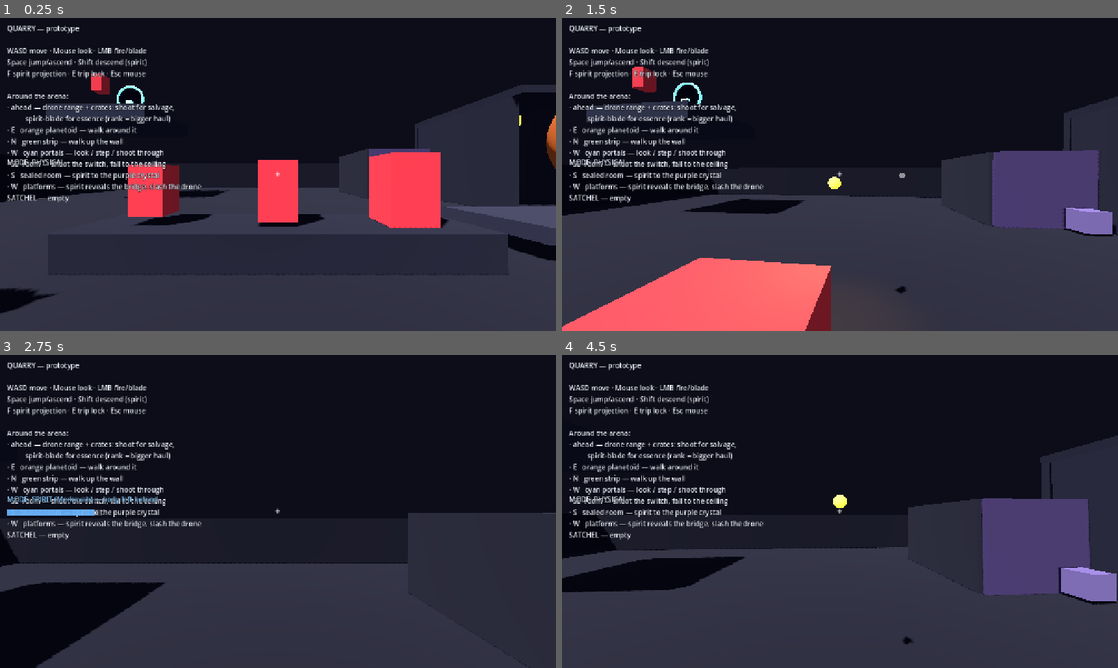
Above: before the commit, frames 1-4 (two rows, left to right).
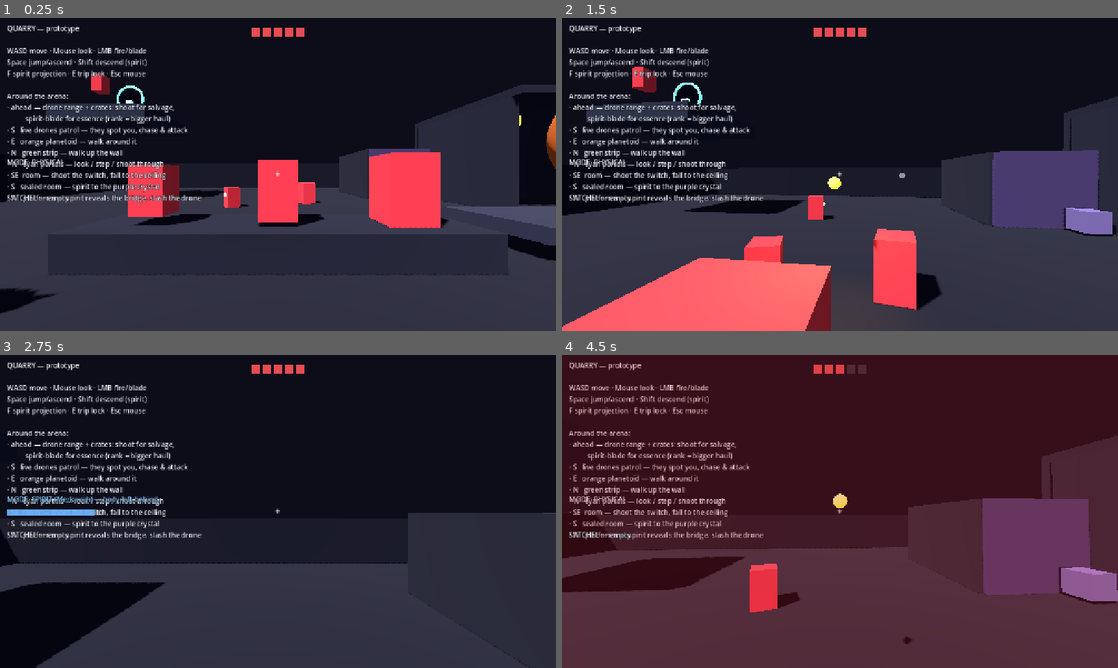
Above: after the commit, the same moments.

Repository: nathanaelries/quarry
Game: Godot game, scene res://scenes/main.tscn
Two runs of this game, one before a commit and one after it. Both use one fixed random seed, a clock stepped at 60 frames per second and the inputs below.
Inputs (mouse positions are in pixels of both pictures, inside the frame that each line leads up to):
- Up to frame 1 (0.25 s): no input
- Up to frame 2 (1.5 s): move the mouse to (867, 174) at 0.52 s; hold Space (jump) 0.53-1.28 s; hold W (move_forward) from 0.53 s (still down); click (867, 174) at 0.67 s; move the mouse to (812, 174) at 1.27 s; tap E (interact) at 1.35 s; click (812, 174) at 1.42 s
- Up to frame 3 (2.75 s): keep holding W (move_forward); tap Space (jump) at 1.52, 1.55, 1.82, 2.3 s; move the mouse to (289, 505) at 2.02 s; hold F (spirit_toggle) from 2.03 s (still down); click (289, 505) at 2.17 s
- Up to frame 4 (4.5 s): keep holding W (move_forward); move the mouse to (834, 517) at 2.77 s; release F (spirit_toggle) at 2.78 s; tap Space (jump) at 2.85, 3.02, 3.32 s; click (834, 517) at 2.92 s; move the mouse to (878, 514) at 3.52 s; hold Space (jump) 3.53-4.28 s; tap E (interact) at 3.6 s; click (878, 514) at 3.67 s; move the mouse to (795, 508) at 4.27 s; tap F (spirit_toggle) at 4.35 s; click (795, 508) at 4.42 s

The runs differ from the first frame. In frame 1, 3.1% of the frame differs, in the area x 1-58%, y 3-61%; in frame 2, 5.6%; in frame 3, 2.3%; in frame 4, 99%, in the area x 0-100%, y 0-100%.

Commit message:
Add drone AI: perception, patrol/chase/attack, and player health
Turn the inert drone targets into live enemies.

- drone.gd: now a CharacterBody3D AI agent. State machine
  (patrol → chase → attack → search), perception via a sight cone + a
  line-of-sight raycast, aggro-on-damage, and whisker obstacle-avoidance
  (direct-steer; a navmesh is the future step). Keeps the stationary-dummy
  mode, rank scaling, and kill-method loot.
- Two archetypes: melee (lunge + contact damage) and ranged (fires a bolt).
- enemy_bolt.gd: hostile projectile — damages the player, passes over drones.
- Systemic hooks: drones ignore gravity fields (flip a room and you fall to
  the ceiling while they keep their footing), and shoot vs spirit-blade still
  decides salvage vs essence.
- Player health (5 pips) wired into resurrection: hits shake + flash red, zero
  HP → death-walk → respawn full. The body is damageable while you project.
- Combat SFX (alert / drone shot / hurt); a combat encounter south of spawn.
- docs/DRONES.md documents the AI.

Verified headless: perception, alert, chase/search cycle, and the full
attack → damage → resurrection path all fire error-free.

Co-Authored-By: Claude Opus 4.8 (1M context) <noreply@anthropic.com>

Diff:
--- a/prototype/scripts/drone.gd
+++ b/prototype/scripts/drone.gd
@@ -1,24 +1,62 @@
-extends StaticBody3D
-## Quarry prototype — a dummy drone target that drops loot.
+extends CharacterBody3D
+## Quarry prototype — a drone: loot target AND AI agent.
 ##
 ## Configure before adding to the tree:
 ##   • vulnerable_to : "physical" | "spirit" | "both"
-##   • rank          : "junior" | "middle" | "senior"  (more/richer loot, more HP)
+##   • rank          : "junior" | "middle" | "senior"   (HP, speed, loot)
+##   • ai_enabled    : false → a stationary dummy (loot range); true → active AI
+##   • archetype     : "melee" (lunges) | "ranged" (fires bolts)
 ##
-## The KILL METHOD decides the loot (BOTW's condition mechanic): a physical kill
-## yields salvage; a spirit-blade kill strikes the soul and yields spirit essence.
-## A spirit-only drone reads purple; a normal one reads red.
-
+## AI loop: PATROL → (spot the player: vision cone + line-of-sight) → CHASE → ATTACK,
+## SEARCH the last-known spot if it loses you, then back to PATROL. Taking damage aggros it.
+##
+## Drones use world-down gravity and ignore gravity fields — the design's player/enemy
+## asymmetry: flip a room and the drones keep their footing while you fall to the ceiling.
+## The kill METHOD still decides the loot (shoot → salvage, spirit-blade → essence).
+
+const ENEMY_BOLT := preload("res://scripts/enemy_bolt.gd")
+
+# ---- Config --------------------------------------------------------------
 var vulnerable_to := "both"
 var rank := "junior"
-
+var ai_enabled := false
+var archetype := "melee"
+
+# ---- Tuning --------------------------------------------------------------
+const RANK_HP := {"junior": 2, "middle": 3, "senior": 4}
+const RANK_SPEED := {"junior": 3.2, "middle": 3.9, "senior": 4.6}
+const RANK_SCALE := {"junior": 0.85, "middle": 1.0, "senior": 1.2}
+const GRAVITY := 20.0
+const VISION_RANGE := 17.0
+const FOV_COS := 0.42                # cos(~65°) half-angle of the sight cone
+const MELEE_RANGE := 2.0
+const RANGED_RANGE := 11.0
+const ATTACK_CD := 1.3
+const MELEE_DAMAGE := 1
+const SEARCH_TIME := 4.0
+const PATROL_RADIUS := 5.0
+const TURN_RATE := 7.0
+
+enum State { IDLE, PATROL, CHASE, ATTACK, SEARCH }
+
+# ---- State ---------------------------------------------------------------
+var _state := State.IDLE
 var _health := 2
+var _speed := 3.2
 var _last_kind := "physical"
+var _alive := true
+var _home := Vector3.ZERO
+var _home_set := false
+var _player: Node3D
+var _atk_cd := 0.0
+var _search_t := 0.0
+var _last_seen := Vector3.ZERO
+var _patrol_target := Vector3.ZERO
+var _repath_t := 0.0
+
 var _mat: StandardMaterial3D
+var _eye_mat: StandardMaterial3D
 var _base_color := Color(0.85, 0.2, 0.25)
-
-const RANK_HP := {"junior": 2, "middle": 3, "senior": 4}
-const RANK_SCALE := {"junior": 0.85, "middle": 1.0, "senior": 1.2}
 
 
 func _ready() -> void:
@@ -26,9 +64,11 @@
 	if vulnerable_to == "spirit":
 		_base_color = Color(0.6, 0.35, 0.95)
 	if vulnerable_to != "physical":
-		add_to_group("spirit_targets")     # both/spirit can be slashed
+		add_to_group("spirit_targets")
 	_health = RANK_HP.get(rank, 2)
+	_speed = RANK_SPEED.get(rank, 3.2)
 	var s: float = RANK_SCALE.get(rank, 1.0)
+	_player = get_tree().get_first_node_in_group("player")
 
 	var mesh := MeshInstance3D.new()
 	var m := BoxMesh.new()
@@ -41,23 +81,245 @@
 	mesh.material_override = _mat
 	add_child(mesh)
 
+	# A forward "eye" so you can read facing and alert state.
+	var eye := MeshInstance3D.new()
+	var em := SphereMesh.new()
+	em.radius = 0.13
+	em.height = 0.26
+	eye.mesh = em
+	_eye_mat = StandardMaterial3D.new()
+	_eye_mat.albedo_color = Color(1, 1, 0.7)
+	_eye_mat.emission_enabled = true
+	_eye_mat.emission = Color(1, 0.95, 0.5)
+	_eye_mat.emission_energy_multiplier = 1.5
+	eye.material_override = _eye_mat
+	eye.position = Vector3(0, 0.2, -0.46) * s
+	add_child(eye)
+
 	var col := CollisionShape3D.new()
 	var shape := BoxShape3D.new()
 	shape.size = Vector3(0.9, 1.4, 0.9) * s
 	col.shape = shape
 	add_child(col)
 
-
+	if ai_enabled:
+		_state = State.PATROL
+
+
+# ---------------------------------------------------------------------------
+# AI loop
+# ---------------------------------------------------------------------------
+func _physics_process(delta: float) -> void:
+	if not _alive or not ai_enabled:
+		return                                  # dummies just float where placed
+	if not _home_set:
+		_home = global_position
+		_patrol_target = _pick_patrol()
+		_home_set = true
+	if _player == null:
+		_player = get_tree().get_first_node_in_group("player")
+
+	_atk_cd = maxf(0.0, _atk_cd - delta)
+
+	if is_on_floor():
+		velocity.y = 0.0
+	else:
+		velocity.y -= GRAVITY * delta
+
+	match _state:
+		State.PATROL: _do_patrol(delta)
+		State.CHASE: _do_chase(delta)
+		State.ATTACK: _do_attack(delta)
+		State.SEARCH: _do_search(delta)
+
+	move_and_slide()
+
+
+func _do_patrol(delta: float) -> void:
+	_repath_t -= delta
+	if global_position.distance_to(_patrol_target) < 1.2 or _repath_t <= 0.0:
+		_patrol_target = _pick_patrol()
+		_repath_t = 3.5
+	_move_toward(_patrol_target, _speed * 0.5, delta)
+	if _can_see_player():
+		_alert()
+
+
+func _do_chase(delta: float) -> void:
+	if _can_see_player():
+		_last_seen = _player.global_position
+		var reach := MELEE_RANGE if archetype == "melee" else RANGED_RANGE
+		if global_position.distance_to(_player.global_position) <= reach:
+			_state = State.ATTACK
+			return
+		_move_toward(_player.global_position, _speed, delta)
+	else:
+		_state = State.SEARCH
+		_search_t = SEARCH_TIME
+
+
+func _do_attack(delta: float) -> void:
+	if not _can_see_player():
+		_state = State.SEARCH
+		_search_t = SEARCH_TIME
+		return
+	_face(_player.global_position, delta)
+	var dist := global_position.distance_to(_player.global_position)
+	var reach := MELEE_RANGE if archetype == "melee" else RANGED_RANGE
+	if dist > reach * 1.15:
+		_state = State.CHASE
+		return
+	# hold ground (ranged keeps distance a touch)
+	if archetype == "ranged" and dist < RANGED_RANGE * 0.55:
+		_move_toward(global_position * 2.0 - _player.global_position, _speed * 0.8, delta)
+	else:
+		velocity.x = move_toward(velocity.x, 0.0, _speed * 8.0 * delta)
+		velocity.z = move_toward(velocity.z, 0.0, _speed * 8.0 * delta)
+	if _atk_cd <= 0.0:
+		_attack(dist)
+		_atk_cd = ATTACK_CD
+
+
+func _do_search(delta: float) -> void:
+	_search_t -= delta
+	if _can_see_player():
+		_alert()
+		return
+	if _search_t <= 0.0 or global_position.distance_to(_last_seen) < 1.4:
+		_state = State.PATROL
+		_patrol_target = _pick_patrol()
+		_eye_mat.emission = Color(1, 0.95, 0.5)
+		return
+	_move_toward(_last_seen, _speed * 0.8, delta)
+
+
+# ---------------------------------------------------------------------------
+# Perception / movement
+# ---------------------------------------------------------------------------
+func _can_see_player() -> bool:
+	if _player == null:
+		return false
+	var to: Vector3 = _player.global_position - global_position
+	var dist := to.length()
+	if dist > VISION_RANGE or dist < 0.05:
+		return dist <= VISION_RANGE            # point-blank always counts
+	if (-global_transform.basis.z).dot(to / dist) < FOV_COS and _state == State.PATROL:
+		return false                            # only the sight cone limits an unaware drone
+	var from := global_position + Vector3(0, 1.0, 0)
+	var params := PhysicsRayQueryParameters3D.create(from, _player.global_position + Vector3(0, 0.4, 0))
+	params.exclude = [get_rid()]
+	var hit := get_world_3d().direct_space_state.intersect_ray(params)
+	return hit.is_empty() or hit.get("collider") == _player
+
+
+func _move_toward(target: Vector3, speed: float, delta: float) -> void:
+	var dir := target - global_position
+	dir.y = 0.0
+	if dir.length() > 0.05:
+		dir = _avoid(dir.normalized())
+		velocity.x = dir.x * speed
+		velocity.z = dir.z * speed
+		_face(global_position + dir, delta)
+	else:
+		velocity.x = 0.0
+		velocity.z = 0.0
+
+
+## Whisker obstacle-avoidance: if something (not the player) blocks the way ahead,
+## steer toward the more open side. Cheap stand-in for a navmesh.
+func _avoid(dir: Vector3) -> Vector3:
+	var space := get_world_3d().direct_space_state
+	var origin := global_position + Vector3(0, -0.35, 0)   # shin height, so low ledges are seen
+	var ahead := 2.0
+	var skip := [get_rid()]
+	if _player:
+		skip.append((_player as CollisionObject3D).get_rid())
+	if _clear(space, origin, dir, ahead, skip):
+		return dir
+	var left := dir.rotated(Vector3.UP, PI / 2.0)
+	var right := dir.rotated(Vector3.UP, -PI / 2.0)
+	if _clear(space, origin, left, ahead, skip):
+		return (dir + left).normalized()
+	if _clear(space, origin, right, ahead, skip):
+		return (dir + right).normalized()
+	return dir
+
+
+func _clear(space: PhysicsDirectSpaceState3D, origin: Vector3, dir: Vector3, dist: float, skip: Array) -> bool:
+	var params := PhysicsRayQueryParameters3D.create(origin, origin + dir * dist)
+	params.exclude = skip
+	return space.intersect_ray(params).is_empty()
+
+
+func _face(target: Vector3, delta: float) -> void:
+	var flat := Vector3(target.x - global_position.x, 0, target.z - global_position.z)
+	if flat.length() < 0.05:
+		return
+	var want := atan2(flat.x, flat.z)
+	rotation.y = lerp_angle(rotation.y, want, clampf(TURN_RATE * delta, 0.0, 1.0))
+
+
+func _pick_patrol() -> Vector3:
+	var a := randf() * TAU
+	var r := randf_range(1.5, PATROL_RADIUS)
+	return _home + Vector3(cos(a) * r, 0, sin(a) * r)
+
+
+# ---------------------------------------------------------------------------
+# Combat
+# ---------------------------------------------------------------------------
+func _alert() -> void:
+	_state = State.CHASE
+	_last_seen = _player.global_position
+	_eye_mat.emission = Color(1.0, 0.25, 0.2)
+	Juice.play_3d("drone_alert", global_position, -4.0)
+
+
+func _attack(dist: float) -> void:
+	if archetype == "ranged":
+		_fire_bolt()
+	elif dist <= MELEE_RANGE + 0.4:
+		_melee()
+
+
+func _melee() -> void:
+	if _player and _player.has_method("take_damage"):
+		_player.take_damage(MELEE_DAMAGE)
+	Juice.play_3d("drone_shot", global_position, -3.0)
+	# lunge punch
+	var to := (_player.global_position - global_position)
+	to.y = 0.0
+	if to.length() > 0.05:
+		velocity += to.normalized() * 6.0
+	var tw := create_tween()
+	tw.tween_property(self, "scale", Vector3(1.25, 0.8, 1.25), 0.08)
+	tw.tween_property(self, "scale", Vector3.ONE, 0.12)
+
+
+func _fire_bolt() -> void:
+	var eye := global_position + Vector3(0, 1.0, 0) + (-global_transform.basis.z) * 0.6
+	var target: Vector3 = _player.global_position + Vector3(0, 0.5, 0)
+	var bolt: Node3D = ENEMY_BOLT.new()
+	get_parent().add_child(bolt)
+	bolt.launch(eye, target - eye)
+	Juice.play_3d("drone_shot", global_position, -2.0)
+
+
+# ---------------------------------------------------------------------------
+# Damage / death / loot
+# ---------------------------------------------------------------------------
 func take_hit(amount: int, kind: String) -> void:
 	if vulnerable_to != "both" and kind != vulnerable_to:
-		_flash(Color(0.5, 0.5, 0.55))     # resistant — sparks but no damage
+		_flash(Color(0.5, 0.5, 0.55))
 		return
 	_last_kind = kind
 	_health -= amount
 	if _health <= 0:
 		_die()
-	else:
-		_flash(Color(1, 1, 1))
+		return
+	_flash(Color(1, 1, 1))
+	if ai_enabled and _state != State.CHASE and _state != State.ATTACK:
+		_alert()                                # shooting it aggros it
 
 
 func _flash(c: Color) -> void:
@@ -67,11 +329,13 @@
 
 
 func _die() -> void:
+	_alive = false
 	var pool := "drone_essence" if _last_kind == "spirit" else "drone_salvage"
 	Loot.spawn_drops(pool, global_position, rank)
 
-	set_deferred("collision_layer", 0)    # stop registering further hits
+	set_deferred("collision_layer", 0)
 	remove_from_group("spirit_targets")
+	remove_from_group("drones")
 	var tw := create_tween()
 	tw.set_parallel(true)
 	tw.tween_property(self, "scale", Vector3(0.01, 0.01, 0.01), 0.2)
--- /dev/null
+++ b/prototype/scripts/enemy_bolt.gd
@@ -0,0 +1,64 @@
+extends Area3D
+## Quarry prototype — a hostile bolt fired by a ranged drone.
+##
+## Damages the player, passes over other drones, dies on world geometry.
+
+var velocity := Vector3.ZERO
+var speed := 18.0
+var damage := 1
+
+var _life := 4.0
+
+
+func _ready() -> void:
+	add_to_group("enemy_bolts")
+
+	var mesh := MeshInstance3D.new()
+	var s := SphereMesh.new()
+	s.radius = 0.14
+	s.height = 0.28
+	mesh.mesh = s
+	var mat := StandardMaterial3D.new()
+	mat.albedo_color = Color(0.95, 0.35, 0.4)
+	mat.emission_enabled = true
+	mat.emission = Color(1.0, 0.25, 0.3)
+	mat.emission_energy_multiplier = 3.0
+	mesh.material_override = mat
+	add_child(mesh)
+
+	var light := OmniLight3D.new()
+	light.light_color = Color(1.0, 0.3, 0.35)
+	light.omni_range = 3.0
+	light.light_energy = 1.4
+	add_child(light)
+
+	var col := CollisionShape3D.new()
+	var shape := SphereShape3D.new()
+	shape.radius = 0.16
+	col.shape = shape
+	add_child(col)
+
+	body_entered.connect(_on_body_entered)
+
+
+func launch(from: Vector3, dir: Vector3) -> void:
+	global_position = from
+	velocity = dir.normalized() * speed
+
+
+func _physics_process(delta: float) -> void:
+	_life -= delta
+	if _life <= 0.0:
+		queue_free()
+		return
+	global_position += velocity * delta
+
+
+func _on_body_entered(body: Node) -> void:
+	if body.is_in_group("drones"):
+		return                                   # don't hit fellow drones
+	if body.is_in_group("player") and body.has_method("take_damage"):
+		body.take_damage(damage)
+	Juice.play_3d("hit", global_position, -6.0)
+	Juice.spark(global_position, Color(1.0, 0.35, 0.4))
+	queue_free()
--- a/prototype/scripts/hud.gd
+++ b/prototype/scripts/hud.gd
@@ -12,6 +12,9 @@
 var _death_text: Label
 var _inv: Label
 var _toast_y := 560.0
+var _pips: Array = []
+var _dmg_flash: ColorRect
+const HEALTH_PIPS := 5
 
 
 func _ready() -> void:
@@ -27,6 +30,7 @@
 		"Around the arena:",
 		"· ahead — drone range + crates: shoot for salvage,",
 		"          spirit-blade for essence (rank = bigger haul)",
+		"· S   live drones patrol — they spot you, chase & attack",
 		"· E   orange planetoid — walk around it",
 		"· N   green strip — walk up the wall",
 		"· W   cyan portals — look / step / shoot through",
@@ -55,6 +59,7 @@
 
 	_build_crosshair()
 	_build_death_overlay()
+	_build_health()
 
 	_inv = _make_label()
 	_inv.position = Vector2(16, 402)
@@ -66,9 +71,11 @@
 		player.died.connect(_on_died)
 		player.resurrected.connect(_on_resurrected)
 		player.picked_up.connect(_on_picked_up)
+		player.damaged.connect(_on_damaged)
 	_on_mode_changed(false)
 	_on_spirit_time(0.0)
 	_refresh_inventory()
+	_on_damaged(1.0)
 
 
 func _build_crosshair() -> void:
@@ -100,6 +107,25 @@
 	add_child(_death_text)
 
 
+func _build_health() -> void:
+	var cx := get_viewport().get_visible_rect().size.x
+	var total_w := HEALTH_PIPS * 26.0 - 6.0
+	var start_x := cx * 0.5 - total_w * 0.5
+	for i in HEALTH_PIPS:
+		var pip := ColorRect.new()
+		pip.size = Vector2(20, 20)
+		pip.position = Vector2(start_x + i * 26.0, 24)
+		add_child(pip)
+		_pips.append(pip)
+
+	_dmg_flash = ColorRect.new()
+	_dmg_flash.color = Color(0.8, 0.1, 0.12, 0.0)
+	_dmg_flash.anchor_right = 1.0
+	_dmg_flash.anchor_bottom = 1.0
+	_dmg_flash.mouse_filter = Control.MOUSE_FILTER_IGNORE
+	add_child(_dmg_flash)
+
+
 func _make_label() -> Label:
 	var label := Label.new()
 	label.add_theme_color_override("font_color", Color(0.92, 0.94, 1.0))
@@ -131,6 +157,16 @@
 func _on_resurrected() -> void:
 	_death_bg.visible = false
 	_death_text.visible = false
+
+
+func _on_damaged(fraction: float) -> void:
+	var filled := int(round(fraction * HEALTH_PIPS))
+	for i in _pips.size():
+		_pips[i].color = Color(0.9, 0.3, 0.32) if i < filled else Color(1, 1, 1, 0.14)
+	if fraction < 1.0 and _dmg_flash:
+		_dmg_flash.color.a = 0.34
+		var tw := create_tween()
+		tw.tween_property(_dmg_flash, "color:a", 0.0, 0.3)
 
 
 func _on_picked_up(text: String, color: Color, rarity: String) -> void:
--- a/prototype/scripts/juice.gd
+++ b/prototype/scripts/juice.gd
@@ -113,6 +113,9 @@
 	_lib["pickup"] = _wav(_tone(0.13, 680, 1080, 0.04, 0.005, 2.6, 0.55))
 	_lib["pickup_rare"] = _wav(_shimmer(0.36, [900, 1350, 1780], 0.02, false))
 	_lib["break"] = _wav(_tone(0.16, 220, 60, 0.9, 0.002, 2.0, 0.9))
+	_lib["drone_alert"] = _wav(_tone(0.28, 480, 900, 0.05, 0.02, 1.4, 0.5))
+	_lib["drone_shot"] = _wav(_tone(0.12, 900, 300, 0.3, 0.003, 2.4, 0.7))
+	_lib["hurt"] = _wav(_mix(_tone(0.22, 190, 70, 0.55, 0.002, 2.0, 0.9), _tone(0.22, 95, 50, 0.0, 0.002, 1.8, 0.5)))
 
 
 func _wav(samples: PackedFloat32Array) -> AudioStreamWAV:
--- a/prototype/scripts/player.gd
+++ b/prototype/scripts/player.gd
@@ -30,6 +30,7 @@
 const SHAKE_MAX := 0.16            # camera-shake max offset (metres)
 const SHAKE_DECAY := 3.2
 const STEP_INTERVAL := 0.42        # seconds between footstep sfx while moving
+const MAX_HEALTH := 5              # hits before the death-walk
 
 # ---- State ----------------------------------------------------------------
 var current_up := Vector3.UP
@@ -41,6 +42,7 @@
 var spirit_time_left := 0.0
 var spawn_point := Vector3.ZERO     # set by world.gd after positioning; resurrection returns here
 var is_dead := false
+var health := MAX_HEALTH
 var _trauma := 0.0                   # camera shake, decays each frame
 var _step_t := 0.0
 
@@ -56,6 +58,7 @@
 signal spirit_time_changed(fraction: float)
 signal died()
 signal resurrected()
+signal damaged(fraction: float)
 signal picked_up(text: String, color: Color, rarity: String)
 
 var inventory := {}                 # item id -> count
@@ -398,6 +401,18 @@
 # ---------------------------------------------------------------------------
 # Death & resurrection — dying is a beat, not a wall
 # ---------------------------------------------------------------------------
+## Taken a hit from a drone.
+func take_damage(amount: int) -> void:
+	if is_dead:
+		return
+	health = maxi(0, health - amount)
+	add_shake(0.28)
+	Juice.play_2d("hurt", -2.0)
+	damaged.emit(float(health) / float(MAX_HEALTH))
+	if health <= 0:
+		die()
+
+
 ## Shot yourself through a portal. Same consequence as any death: you come back.
 func hit_self() -> void:
 	die()
@@ -426,7 +441,9 @@
 	velocity = Vector3.ZERO
 	global_position = spawn_point
 	up_direction = current_up
+	health = MAX_HEALTH
 	is_dead = false
+	damaged.emit(1.0)
 	resurrected.emit()
 
 
--- a/prototype/scripts/world.gd
+++ b/prototype/scripts/world.gd
@@ -42,6 +42,7 @@
 	_build_spirit_demo(player)
 	_build_spirit_reveal_demo(player)
 	_build_loot_demo(player)
+	_build_combat_demo(player)
 
 	var hud: CanvasLayer = HudScript.new()
 	hud.player = player
@@ -185,14 +186,26 @@
 	_spawn_drone(Vector3(-13, 8.6, -7), "physical")
 
 
-## Spawn a drone target. `vuln` = "physical" | "spirit" | "both"; rank scales its loot.
-func _spawn_drone(pos: Vector3, vuln: String, rank := "junior") -> Node3D:
+## Spawn a drone. `vuln` = "physical" | "spirit" | "both"; rank scales its loot.
+## ai=true makes it patrol/chase/attack; archetype = "melee" | "ranged".
+func _spawn_drone(pos: Vector3, vuln: String, rank := "junior", ai := false, archetype := "melee") -> Node3D:
 	var drone: Node3D = DroneScript.new()
 	drone.vulnerable_to = vuln
 	drone.rank = rank
+	drone.ai_enabled = ai
+	drone.archetype = archetype
 	add_child(drone)
 	drone.global_position = pos
 	return drone
+
+
+# Combat — live AI drones between spawn and the southern rooms. They patrol until they
+# spot you (sight cone + line-of-sight), then chase and attack; shooting one aggros it.
+# Kill with the gun for salvage, the spirit blade for essence.
+func _build_combat_demo(player: CharacterBody3D) -> void:
+	_spawn_drone(Vector3(-3, 1.2, -4), "both", "junior", true, "melee")
+	_spawn_drone(Vector3(2, 1.2, -6), "both", "middle", true, "melee")
+	_spawn_drone(Vector3(-1, 1.2, -10), "both", "middle", true, "ranged")
 
 
 func _spawn_container(pos: Vector3, pool: String, rank: String, spirit: bool) -> Node3D:
Not shown, added: prototype/scripts/enemy_bolt.gd.uid
Not shown, changed: README.md
Not shown, added: docs/DRONES.md
Not shown, changed: prototype/README.md
